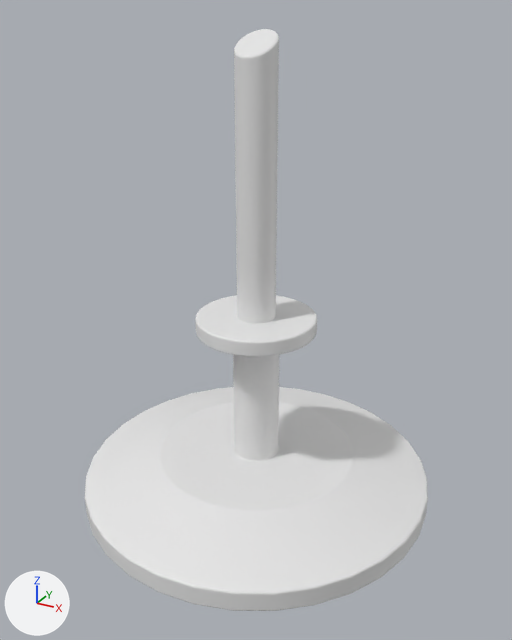
A saved change to the FBX model Unity/Assets/3D/Props/candle_01.fbx.
The view is the same before and after, from a 50 mm camera at (0.998, -1.817, 1.54) aimed at (0.019, -0.037, 0.649). Arrows for +X, +Y and +Z are at lower left; the lights stay in place. Where no turn or scale is listed for an object, it has been applied to the vertices.

Names of what the first picture shows: 'candle_01'.
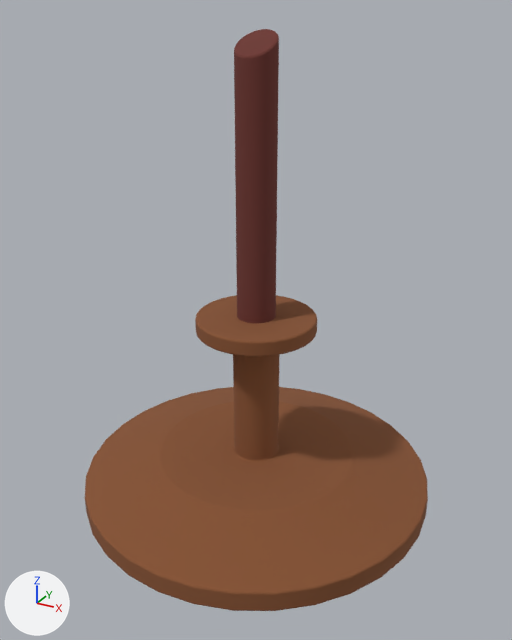
What the commit changed:
Material 'Red' (mat_red) is new.
Its base color is (0.152, 0.0352, 0.0274) (dark red #6d352e).
Its roughness is 1.0.
Material 'bouchon' (mat_bouchon) is new.
Its base color is (0.24, 0.0846, 0.0307) (brown #865231).
Its roughness is 1.0.
me_cylinder_002 has 1312 vertices, 1221 faces and spans x -0.589..0.589, y -0.589..0.589, z 0.0..1.487.
me_cylinder_002 is used by ob_candle_01; location (0.0, 0.0, 0.0).
me_cylinder_002 part 1: 931 of the faces centred in x -0.583..0.583, y -0.583..0.583, z 0.0..0.646 switch from no material to mat_bouchon (brown #865231).
me_cylinder_002 part 2: all 129 faces centred in x -0.061..0.061, y -0.061..0.06, z 1.417..1.487 switch from no material to mat_red (dark red #6d352e).
me_cylinder_002 part 3: all 32 faces centred in x -0.061..0.061, y -0.061..0.061, z 1.017..1.05 switch from no material to mat_red (dark red #6d352e).

Pixel boxes (x1, y1, x2, y2) of what changed, in the pictures (512 x 640 px):
part 1 of me_cylinder_002, recoloured (white to brown): (85, 295, 428, 611) in both
part 2 of me_cylinder_002, recoloured (white to brown): (234, 29, 279, 59) in both
part 3 of me_cylinder_002, recoloured (grey to brown): (234, 42, 279, 323) in both
